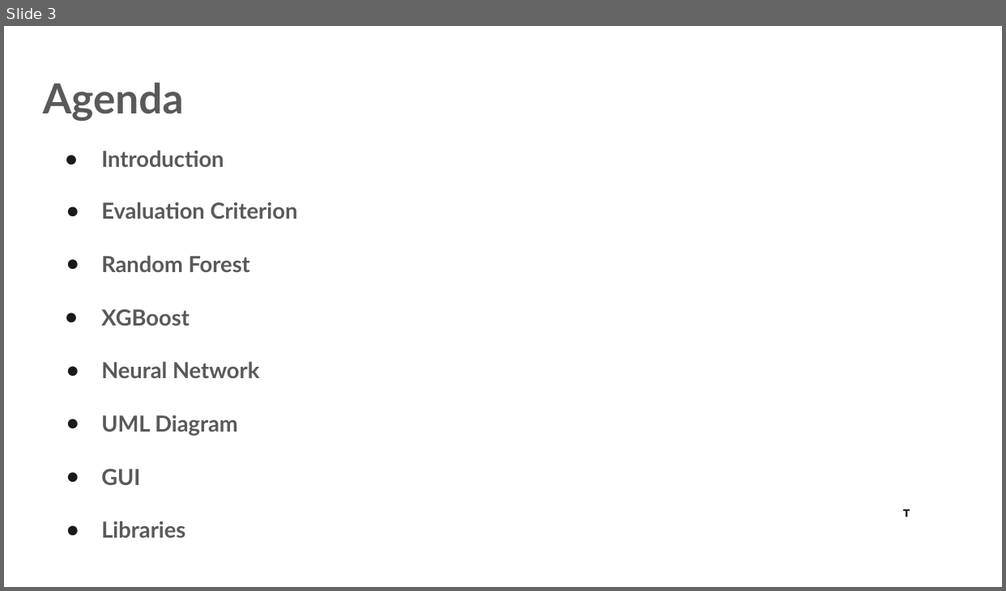
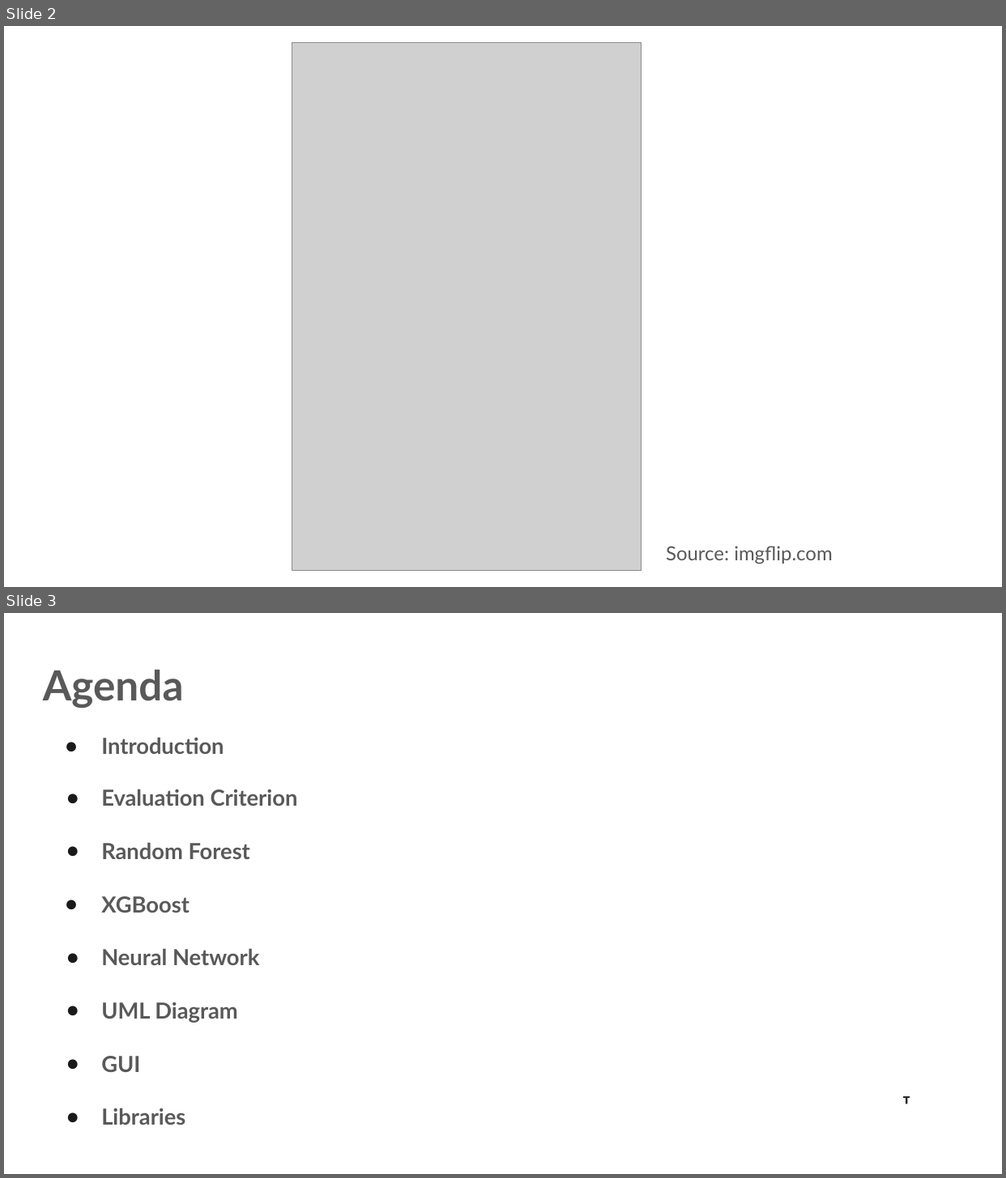
Before and after one commit to SonalRajendra/DataAnalytics, a slide deck: Presentations/AI based Classification and Regression Models.pptx. Shown one above the other, each under a label of ours: slide 3 before the commit, slides 2 and 3 after it. The pictures are 1006x591 and 1006x1178 pixels, drawn with LibreOffice and Linux fonts; fonts in the diff are those of the drawing; grey boxes stand for pictures; background and template pictures are left out. Boxes give left, top, right and bottom in pixels: in the first picture for what was removed or moved away, otherwise in the second. Text is boxed around its words. In the diff, an @@ line names an element or a change of style, - is before the commit and + after.

Commit message:
Updated Presentation

```diff
--- a/Presentations/AI based Classification and Regression Models.pptx
+++ b/Presentations/AI based Classification and Regression Models.pptx
@@ slide 2 added at [4,26,1002,587], background #FFFFFF @@
@@ picture added at [292,43,641,571] @@
@@ text added at [666,546,832,565], 14 pt, text #595959 @@
+Source: imgflip.com
```
Also in this commit, not shown: 1 slide removed.
